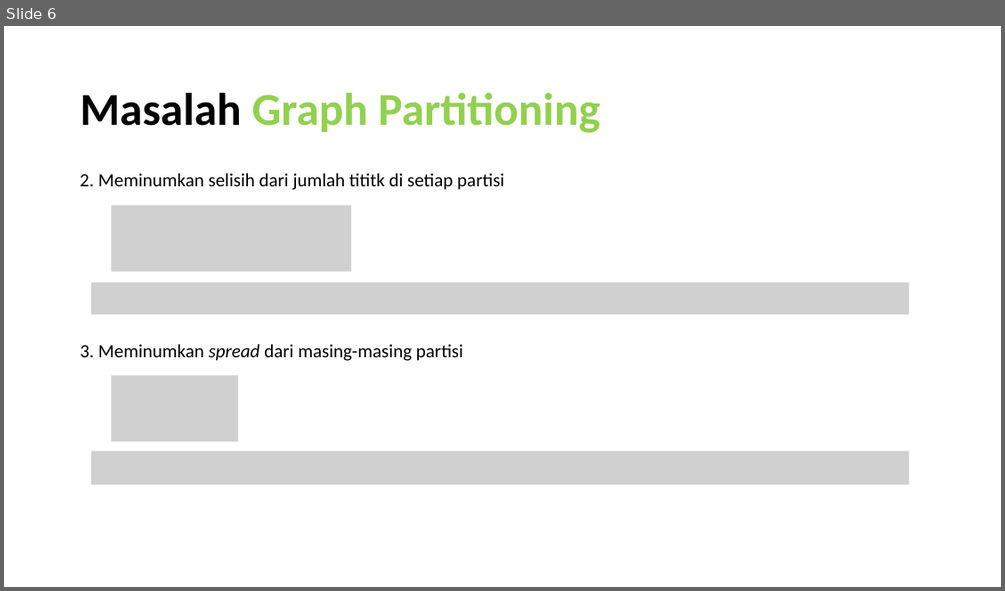
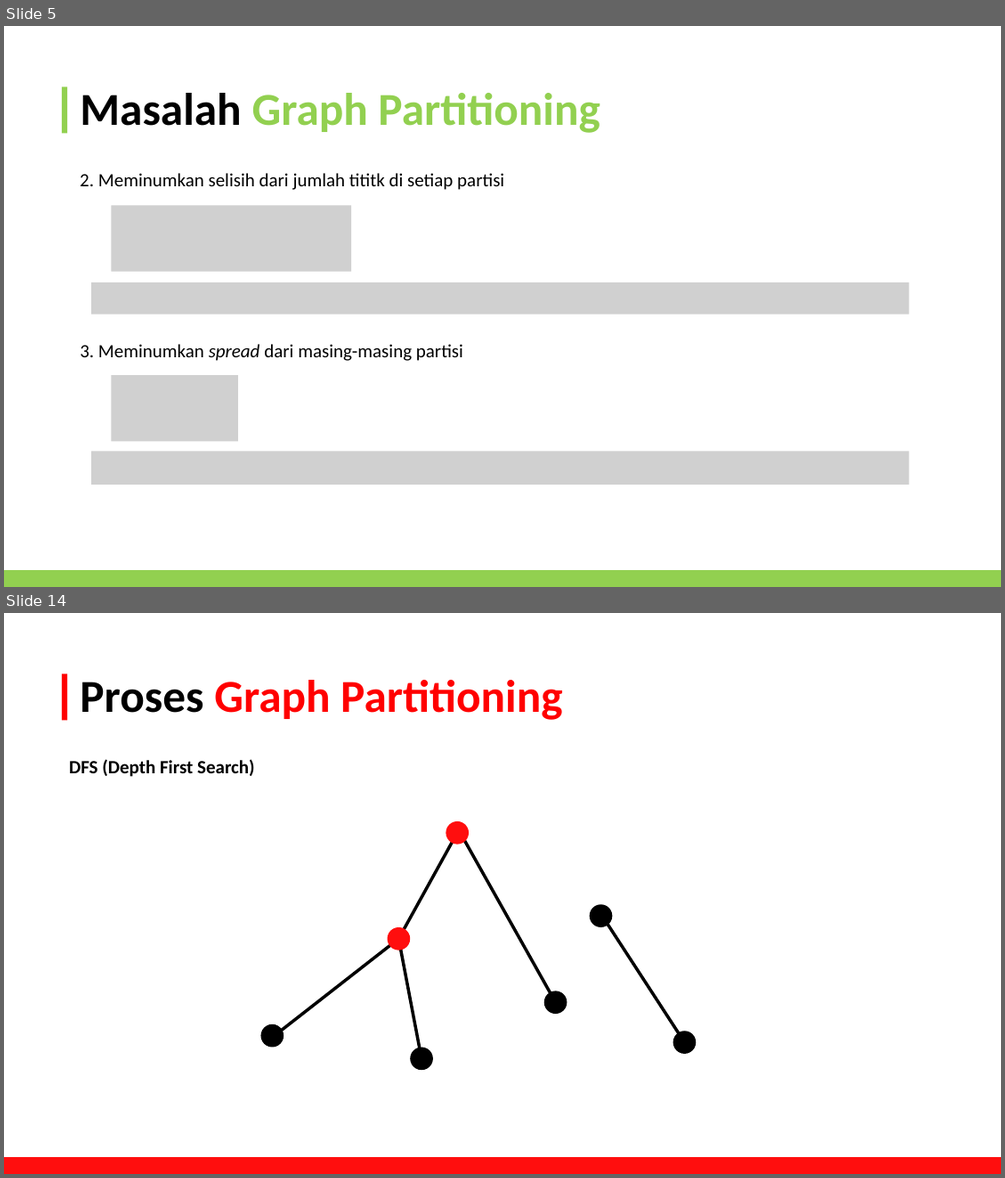
Before and after one commit to FelixFern/Graph-Partitioning-Optimization, a slide deck: documents/Graph Partitioning.pptx. Shown one above the other, each under a label of ours: slide 6 before the commit, slides 5 and 14 after it; the slides between them are not shown. The pictures are 1005x591 and 1005x1178 pixels, drawn with LibreOffice and Linux fonts; fonts in the diff are those of the drawing; grey boxes stand for pictures. Boxes give left, top, right and bottom in pixels: in the first picture for what was removed or moved away, otherwise in the second. Text is boxed around its words. In the diff, an @@ line names an element or a change of style, - is before the commit and + after.

```diff
--- a/documents/Graph Partitioning.pptx
+++ b/documents/Graph Partitioning.pptx
@@ slide 14 added at (4,613,1001,1174), background #FFFFFF @@
@@ rectangle added at (62,674,67,720), fill #FF0000 @@
@@ title added at (80,680,562,720), 44 pt, text #FF0000, bold @@
+Proses Graph Partitioning
@@ text added at (69,759,255,777), 18 pt, text #000000, bold @@
+DFS (Depth First Search)
@@ ellipse added at (446,821,469,844), fill #FF0E0E @@
@@ line added from (457, 833) to (399, 938), #000000 3 pt @@
@@ line added from (461, 833) to (556, 1002), #000000 3 pt @@
@@ ellipse added at (590,905,613,928), fill #000000 @@
@@ ellipse added at (388,927,411,950), fill #FF0E0E @@
@@ line added from (599, 910) to (685, 1042), #000000 3 pt @@
@@ line added from (399, 938) to (273, 1037), #000000 3 pt @@
@@ line added from (399, 938) to (421, 1059), #000000 3 pt @@
@@ ellipse added at (544,990,567,1013), fill #000000 @@
@@ ellipse added at (260,1024,283,1047), fill #000000 @@
@@ ellipse added at (673,1031,696,1054), fill #000000 @@
@@ ellipse added at (410,1046,433,1070), fill #000000 @@
@@ rectangle added at (4,1158,1001,1174), fill #FF0E0E @@
@@ what was slide 6 is now slide 5 @@
@@ slide 5 changed as well @@
@@ rectangle added at (62,87,67,133), fill #92D050 @@
@@ rectangle added at (4,571,1001,587), fill #92D050 @@
```
Also in this commit, not shown: 8 other slides changed, 31 other slides added, 3 slides removed, 21 other files.
